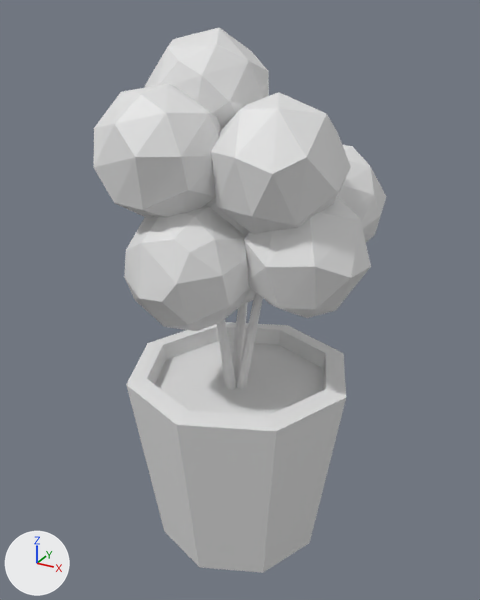
The Blender file SourceAssets/Daniel/Bush.blend: old version first, new version second.
Before and after are seen from a camera (50 mm lens) standing at (0.748, -1.358, 1.377) and looking at (-0.014, 0.029, 0.684). The axes (+X, +Y, +Z) are drawn at lower left. The lights are the same throughout.
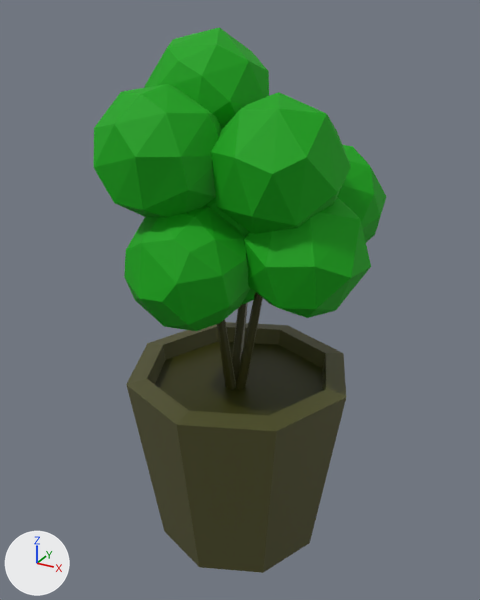
The change in detail:
Material 'Material.002' (mat_material_002) changes colour from white #e7e7e7 to dark yellow #515029; in linear values from (0.8, 0.8, 0.8) to (0.0818, 0.0801, 0.0225).
Material 'Material.003' (mat_material_003) changes colour from white #e7e7e7 to dark yellow #353500; in linear values from (0.8, 0.8, 0.8) to (0.0351, 0.0351, 0.0).
Material 'Material.001' (mat_material_001) changes colour from white #e7e7e7 to green #00a600; in linear values from (0.8, 0.8, 0.8) to (0.0, 0.38, 0.0).

What differs and where, as boxes [x1, y1, x2, y2] in the pictures (480 x 600 px):
'Sphere.008', recoloured (white to green)
    both: [94, 27, 386, 331]
'Cylinder', recoloured (white to yellow)
    both: [126, 322, 346, 573]
'BezierCurve', recoloured
    both: [217, 292, 263, 390]
